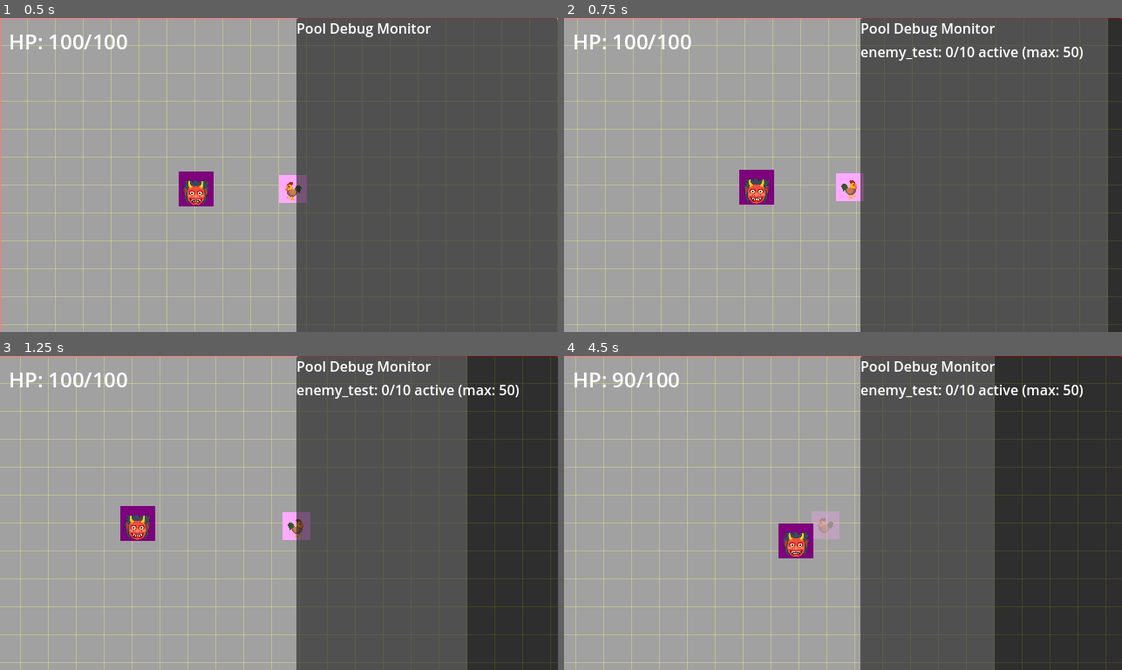
Above: before the commit, frames 1-4 (two rows, left to right).
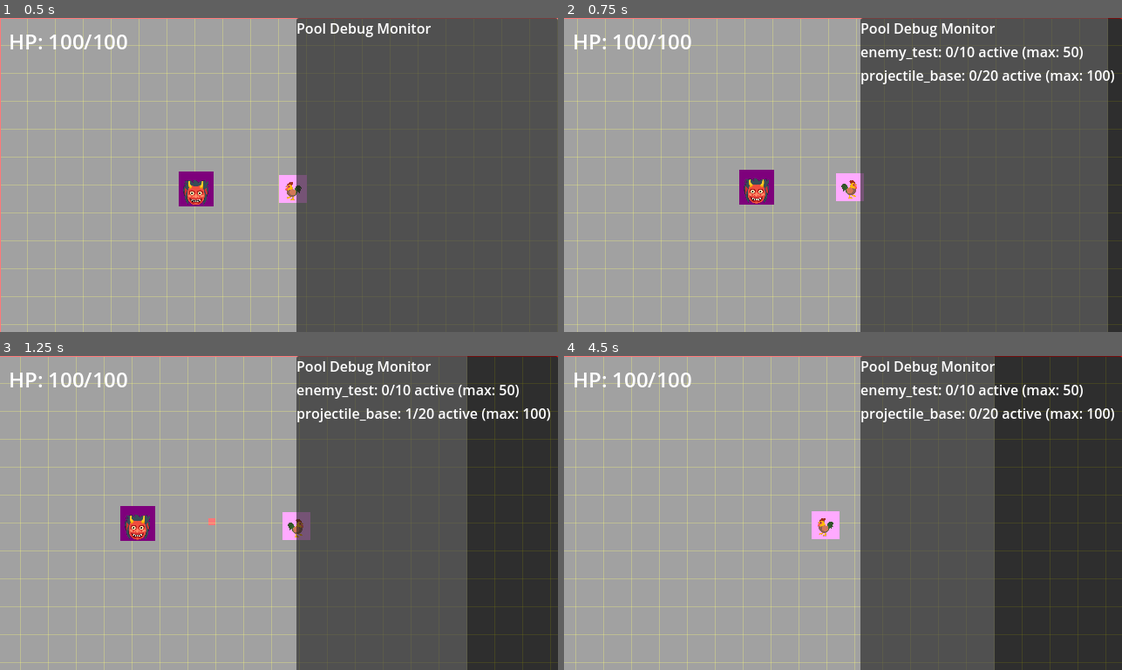
Above: after the commit, the same moments.

Repository: thejoshyee/sarimanok-game
Game: Godot game, scene res://main.tscn
Same seed, same stepped clock (60 frames per second), same inputs: the game is played once before the commit and once after it.
Inputs:
- Up to frame 1 (0.5 s): no input
- Up to frame 2 (0.75 s): tap Enter (ui_accept) at 0.5 s; hold Right (move_right) from 0.53 s (still down); hold Enter (ui_accept) from 0.53 s (still down)
- Up to frame 3 (1.25 s): keep holding Right (move_right); keep holding Enter (ui_accept)
- Up to frame 4 (4.5 s): release Right (move_right) at 1.28 s; release Enter (ui_accept) at 1.28 s; hold S (move_down) 1.28-2.03 s; tap Enter (ui_accept) at 1.35, 1.52, 1.82, 2.85, 3.02, 3.32, 4.35 s; hold Right (move_right) 2.03-2.78 s; hold Enter (ui_accept) 2.03-2.78 s; hold Up (move_up) 2.78-3.53 s; hold Enter (ui_accept) 3.53-4.28 s; hold A (move_left) from 3.53 s (still down)

Frame 1 is identical in both runs. In frame 2, 0.7% of the frame differs, in the area x 53-99%, y 16-22%; in frame 3, 0.7%; in frame 4, 2.1%, in the area x 8-99%, y 5-65%.

Commit message:
feat(weapons): integrate weapon system with pooling and spatial queries
- Add BaseProjectile class with pooling lifecycle (on_spawn/on_despawn)
- Add TestGun weapon for testing projectile system
- Implement find_nearest_enemy() spatial query in BaseWeapon
- Add spawn_projectile() helper to BaseWeapon
- Create projectile_base pool configuration (20 initial, 100 max)
- Configure collision layers (projectile mask 2 detects enemies layer 2)
- Weapons now auto-fire at nearest enemy using pooled projectiles

Diff:
--- a/game/autoloads/pool_manager.gd
+++ b/game/autoloads/pool_manager.gd
@@ -12,85 +12,85 @@
 
 
 func _ready() -> void:
-    # create container nodes to keep the scene tree organized
-    _enemy_container = Node.new()
-    _enemy_container.name = "Enemies"
-    add_child(_enemy_container)
+	# create container nodes to keep the scene tree organized
+	_enemy_container = Node.new()
+	_enemy_container.name = "Enemies"
+	add_child(_enemy_container)
 
-    _projectile_container = Node.new()
-    _projectile_container.name = "Projectiles"
-    add_child(_projectile_container)
+	_projectile_container = Node.new()
+	_projectile_container.name = "Projectiles"
+	add_child(_projectile_container)
 
-    _pickup_container = Node.new()
-    _pickup_container.name = "Pickups"
-    add_child(_pickup_container)
+	_pickup_container = Node.new()
+	_pickup_container.name = "Pickups"
+	add_child(_pickup_container)
 
-    _particle_container = Node.new()
-    _particle_container.name = "Particles"
-    add_child(_particle_container)
+	_particle_container = Node.new()
+	_particle_container.name = "Particles"
+	add_child(_particle_container)
 
 
 # register a new pool with a config
 func register_pool(config: PoolConfig) -> void:
-    # figure out which container this pool should use
-    var container: Node
-    if config.pool_id.begins_with("enemy_"):
-        container = _enemy_container
-    elif config.pool_id.begins_with("projectile_"):
-        container = _projectile_container
-    elif config.pool_id.begins_with("pickup_"):
-        container = _pickup_container
-    elif config.pool_id.begins_with("particle_"):
-        container = _particle_container
-    else:
-        push_warning("Unknown pool ID: %s" % config.pool_id)
-        return
+	# figure out which container this pool should use
+	var container: Node
+	if config.pool_id.begins_with("enemy_"):
+		container = _enemy_container
+	elif config.pool_id.begins_with("projectile_"):
+		container = _projectile_container
+	elif config.pool_id.begins_with("pickup_"):
+		container = _pickup_container
+	elif config.pool_id.begins_with("particle_"):
+		container = _particle_container
+	else:
+		push_warning("Unknown pool ID: %s" % config.pool_id)
+		return
 
-    # create the Typedpool and store it in the dictionary
-    var pool = TypedPool.new(config, container)
-    _pools[config.pool_id] = pool
+	# create the Typedpool and store it in the dictionary
+	var pool = TypedPool.new(config, container)
+	_pools[config.pool_id] = pool
 
 
 # spawn an object from a pool
 func spawn(pool_id: String, pos: Vector2 = Vector2.ZERO) -> Node:
-    if not _pools.has(pool_id):
-        push_error("Pool not found: %s" % pool_id)
-        return null
+	if not _pools.has(pool_id):
+		push_error("Pool not found: %s" % pool_id)
+		return null
 
-    var pool = _pools[pool_id]
-    return pool.acquire(pos)
+	var pool = _pools[pool_id]
+	return pool.acquire(pos)
 
 
 # return an object to its pool
 func despawn(node: Node) -> void:
-    # find which pool this node belongs to
-    for pool in _pools.values():
-        if pool._active.has(node):
-            pool.release(node)
-            return
+	# find which pool this node belongs to
+	for pool in _pools.values():
+		if pool._active.has(node):
+			pool.release(node)
+			return
 
-    push_warning("Object not found in any pool: %s" % node.name)
+	push_warning("Object not found in any pool: %s" % node.name)
 
 
 # warm up all registered pools
 func preload_all() -> void:
-    for pool in _pools.values():
-        pool.warm_up()
-    print("All pools warmed up")
+	for pool in _pools.values():
+		pool.warm_up()
+	print("All pools warmed up")
 
 
 # gets stats for a specific pool
 func get_pool_stats(pool_id: String) -> Dictionary:
-    if not _pools.has(pool_id):
-        push_error("Pool not found: %s" % pool_id)
-        return {}
+	if not _pools.has(pool_id):
+		push_error("Pool not found: %s" % pool_id)
+		return {}
 
-    return _pools[pool_id].get_stats()
+	return _pools[pool_id].get_stats()
 
 
 # gets stats for all pools
 func get_all_stats() -> Dictionary:
-    var all_stats: Dictionary = {}
-    for pool_id in _pools.keys():
-        all_stats[pool_id] = _pools[pool_id].get_stats()
-    return all_stats
+	var all_stats: Dictionary = {}
+	for pool_id in _pools.keys():
+		all_stats[pool_id] = _pools[pool_id].get_stats()
+	return all_stats
--- a/game/main.tscn
+++ b/game/main.tscn
@@ -6,6 +6,7 @@
 [ext_resource type="Resource" uid="uid://cwo11ojx1iw81" path="res://resources/test_enemy_pool.tres" id="3_5vw27"]
 [ext_resource type="PackedScene" uid="uid://cg2j7pspt52yr" path="res://scenes/ui/pause_menu.tscn" id="3_h2yge"]
 [ext_resource type="PackedScene" uid="uid://coqhlglw7m7ay" path="res://scenes/enemies/test_enemy.tscn" id="4_1bvp3"]
+[ext_resource type="Resource" uid="uid://3binpwgvdws0" path="res://resources/base_projectile_pool.tres" id="4_4c57u"]
 [ext_resource type="Script" uid="uid://dmuri4ffvpoe1" path="res://scripts/hud.gd" id="5_lquwl"]
 [ext_resource type="PackedScene" uid="uid://bib7nigil0j4a" path="res://scenes/ui/pool_debug_overlay.tscn" id="8_5vw27"]
 [ext_resource type="PackedScene" uid="uid://dk4w6bjsr8gca" path="res://scenes/ui/grid_debug_overlay.tscn" id="9_kek77"]
@@ -15,7 +16,7 @@
 
 [node name="Node2D" type="Node2D"]
 script = ExtResource("1_ig7tw")
-pool_configs = Array[ExtResource("2_272bh")]([ExtResource("3_5vw27")])
+pool_configs = Array[ExtResource("2_272bh")]([ExtResource("3_5vw27"), ExtResource("4_4c57u")])
 
 [node name="ColorRect" type="ColorRect" parent="."]
 offset_right = 640.0
--- /dev/null
+++ b/game/resources/base_projectile_pool.tres
@@ -0,0 +1,11 @@
+[gd_resource type="Resource" script_class="PoolConfig" load_steps=2 format=3 uid="uid://3binpwgvdws0"]
+
+[ext_resource type="Script" uid="uid://dnolhjriaskgh" path="res://resources/pool_config.gd" id="1_fvgik"]
+
+[resource]
+script = ExtResource("1_fvgik")
+pool_id = "projectile_base"
+scene_path = "res://scenes/weapons/base_projectile.tscn"
+initial_size = 20
+max_size = 100
+metadata/_custom_type_script = "uid://dnolhjriaskgh"
--- a/game/scenes/enemies/test_enemy.tscn
+++ b/game/scenes/enemies/test_enemy.tscn
@@ -5,7 +5,7 @@
 [sub_resource type="RectangleShape2D" id="RectangleShape2D_rnbc0"]
 size = Vector2(32, 32)
 
-[node name="TestEnemy" type="CharacterBody2D"]
+[node name="TestEnemy" type="CharacterBody2D" groups=["enemies"]]
 collision_layer = 2
 script = ExtResource("1_pnhpx")
 
--- /dev/null
+++ b/game/scenes/weapons/base_projectile.tscn
@@ -0,0 +1,18 @@
+[gd_scene load_steps=3 format=3 uid="uid://cry1dr5oxkrpu"]
+
+[ext_resource type="Script" uid="uid://ic6q5d1jqmr2" path="res://scripts/weapons/base_projectile.gd" id="1_phrj5"]
+
+[sub_resource type="RectangleShape2D" id="RectangleShape2D_k1c0j"]
+size = Vector2(8, 8)
+
+[node name="BaseProjectile" type="Area2D"]
+collision_mask = 2
+script = ExtResource("1_phrj5")
+
+[node name="Sprite" type="ColorRect" parent="."]
+offset_right = 8.0
+offset_bottom = 8.0
+color = Color(0.9615182, 5.0537287e-06, 1.732707e-06, 1)
+
+[node name="CollisionShape2D" type="CollisionShape2D" parent="."]
+shape = SubResource("RectangleShape2D_k1c0j")
--- a/game/scripts/player.gd
+++ b/game/scripts/player.gd
@@ -87,6 +87,11 @@
 	# connect WeaponManager to this player
 	$WeaponManager.player = self
 
+	# Test: Equip test gun to slot 0
+	var test_gun = TestGun.new()
+	weapon_manager.equip(0, test_gun)
+	print("Test gun equipped to slot 0")
+
 
 func _on_damage_area_body_entered(body: Node2D) -> void:
 	# check if the body that hits us is an enemy
--- a/game/scripts/test_enemy.gd
+++ b/game/scripts/test_enemy.gd
@@ -43,3 +43,8 @@
 	if _current_cell_id != -1:
 		GridManager.unregister_enemy(self, _current_cell_id)
 		_current_cell_id = -1
+
+func take_damage(amount: float) -> void:
+	print("Enemy took ", amount, " damage")
+	# For now, just despawn the enemy when hit
+	queue_free()
--- a/game/scripts/weapon_manager.gd
+++ b/game/scripts/weapon_manager.gd
@@ -84,6 +84,9 @@
 		weapon.slot_index = slot_index
 		weapon.on_equip() # call weapon's on_equip() method
 
+		# add weapon to scene tree
+		add_child(weapon)
+
 # Get the current cooldown remaining for a specific slot
 func get_cooldown(slot_index: int) -> float:
 	if slot_index >= 0 and slot_index < 6:
--- /dev/null
+++ b/game/scripts/weapons/base_projectile.gd
@@ -0,0 +1,49 @@
+extends Area2D
+class_name BaseProjectile
+
+var damage: float = 0.0
+var speed: float = 300.0
+var direction: Vector2 = Vector2.ZERO
+var lifetime: float = 5.0  # despawn after 5 seconds
+var time_alive: float = 0.0
+
+func _ready() -> void:
+	# connect to body_entered to detect hitting enemies
+	body_entered.connect(_on_body_entered)
+
+func _physics_process(delta: float) -> void:
+	# move in direction
+	position += direction * speed * delta
+
+	# track lifetime and despawn if too old
+	time_alive += delta
+	if time_alive >= lifetime:
+		despawn()
+
+func _on_body_entered(body: Node2D) -> void:
+	# check if we hit an enemy
+	if body.is_in_group("enemies") and body.has_method("take_damage"):
+		body.take_damage(damage)
+		despawn()
+
+# reset projectile state when spawned from pool
+func reset(start_pos: Vector2, target_direction: Vector2, projectile_damage: float) -> void:
+	global_position = start_pos
+	direction = target_direction.normalized()
+	damage = projectile_damage
+	time_alive = 0.0
+
+# Called when spawned from pool
+func on_spawn() -> void:
+	visible = true
+	set_physics_process(true)
+
+# Called when returned to pool
+func on_despawn() -> void:
+	visible = false
+	set_physics_process(false)
+
+# return projectile to pool instead of freeing it
+func despawn() -> void:
+	if PoolManager:
+		PoolManager.despawn(self)
--- a/game/scripts/weapons/base_weapon.gd
+++ b/game/scripts/weapons/base_weapon.gd
@@ -55,3 +55,43 @@
 func reset_cooldown() -> void:
 	if weapon_manager:
 		weapon_manager.set_cooldown(slot_index, get_final_cooldown())
+
+# Find the nearest enemy to the player using spatial queries
+func find_nearest_enemy() -> Node2D:
+	if not player:
+		return null
+
+	# get all enemies in the "enemies" group
+	var enemies = get_tree().get_nodes_in_group("enemies")
+	if enemies.is_empty():
+		return null
+
+	# find closest enemy
+	var nearest_enemy = null
+	var nearest_distance = INF
+
+	for enemy in enemies:
+		var distance = player.global_position.distance_to(enemy.global_position)
+		if distance < nearest_distance:
+			nearest_distance = distance
+			nearest_enemy = enemy
+	return nearest_enemy
+
+# spawn a projectile from the pool toward the target
+func spawn_projectile(target_pos: Vector2) -> void:
+	if not player:
+		return
+
+	# get projectile from pool
+	var projectile = PoolManager.spawn("projectile_base", player.global_position)
+	if not projectile:
+		push_warning("Failed to spawn projectile")
+		return
+
+	print("Spawned projectile: ", projectile, " at ", player.global_position)
+
+	# Calc direction to target
+	var direction = (target_pos - player.global_position).normalized()
+
+	# initialize the projectile
+	projectile.reset(player.global_position, direction, get_final_damage())
--- /dev/null
+++ b/game/scripts/weapons/test_gun.gd
@@ -0,0 +1,23 @@
+extends BaseWeapon
+class_name TestGun
+
+func attack() -> void:
+    # find nearest enemy
+    var target = find_nearest_enemy()
+    if not target:
+        print("No enemy found")
+        reset_cooldown()
+        return
+
+    # spawn projectile toward enemy
+    spawn_projectile(target.global_position)
+    print("Fired at enemy at ", target.global_position)
+
+    # reset cooldown so weapon waits before firing again
+    reset_cooldown()
+
+func get_base_cooldown() -> float:
+    return 1.0 # fire once per second
+
+func get_base_damage() -> float:
+    return 10.0 # 10 damage per shot
Not shown: 1 places in game/main.tscn that only renumber resources
Not shown, added: game/scripts/weapons/base_projectile.gd.uid
Not shown, added: game/scripts/weapons/test_gun.gd.uid
Not shown, changed: .editorconfig
Not shown, changed: .taskmaster/tasks/tasks.json
